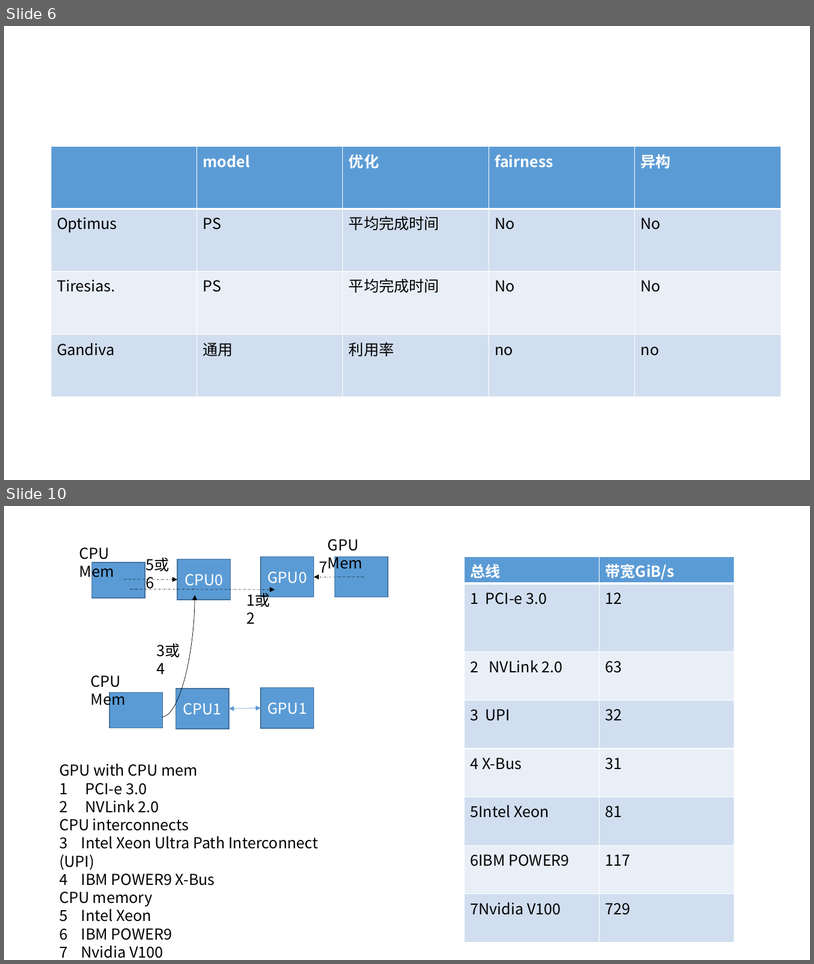
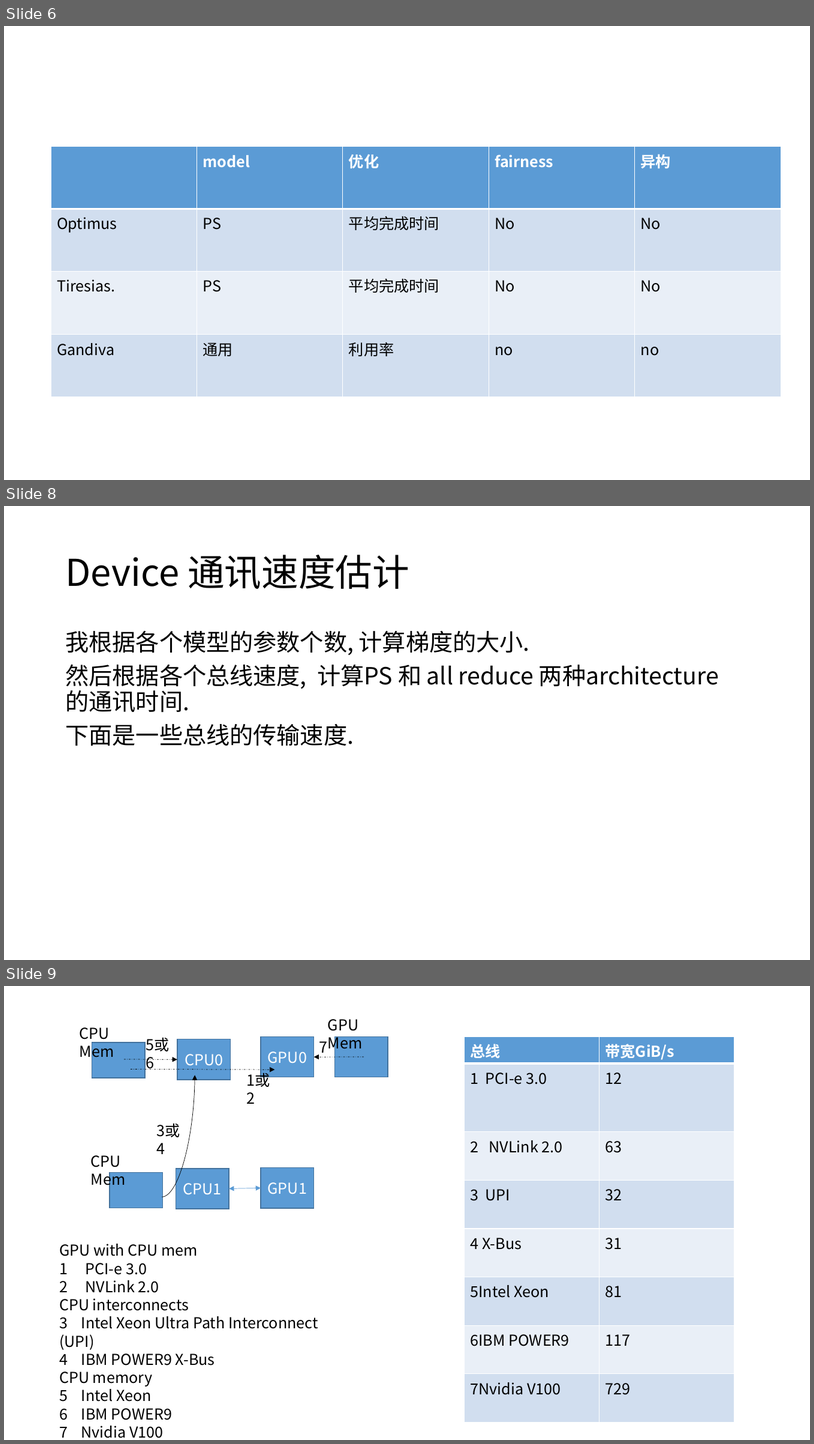
Before and after one commit to LukeLIN-web/distrubuted-ML-system, a slide deck: week report/8.18 report.pptx. Shown one above the other, each under a label of ours: slides 6 and 10 before the commit, slides 6, 8 and 9 after it; the slides between them are not shown. The pictures are 814x964 and 814x1444 pixels, drawn with LibreOffice and Linux fonts; fonts in the diff are those of the drawing. Boxes give left, top, right and bottom in pixels: in the first picture for what was removed or moved away, otherwise in the second. Text is boxed around its words. In the diff, an @@ line names an element or a change of style, - is before the commit and + after.

```diff
--- a/week report/8.18 report.pptx
+++ b/week report/8.18 report.pptx
@@ slide 8 added at [4, 506, 810, 960], background #FFFFFF @@
@@ title added at [65, 555, 410, 589], 44 pt, text #000000 @@
+Device 通讯速度估计
@@ text added at [65, 631, 719, 745], 28 pt, text #000000 @@
+我根据各个模型的参数个数, 计算梯度的大小.
+然后根据各个总线速度, 计算PS 和 all reduce 两种architecture 的通讯时间.
+下面是一些总线的传输速度.
@@ what was slide 10 is now slide 9 @@
```
Also in this commit, not shown: 4 slides changed, 2 slides removed, 4 other files.
